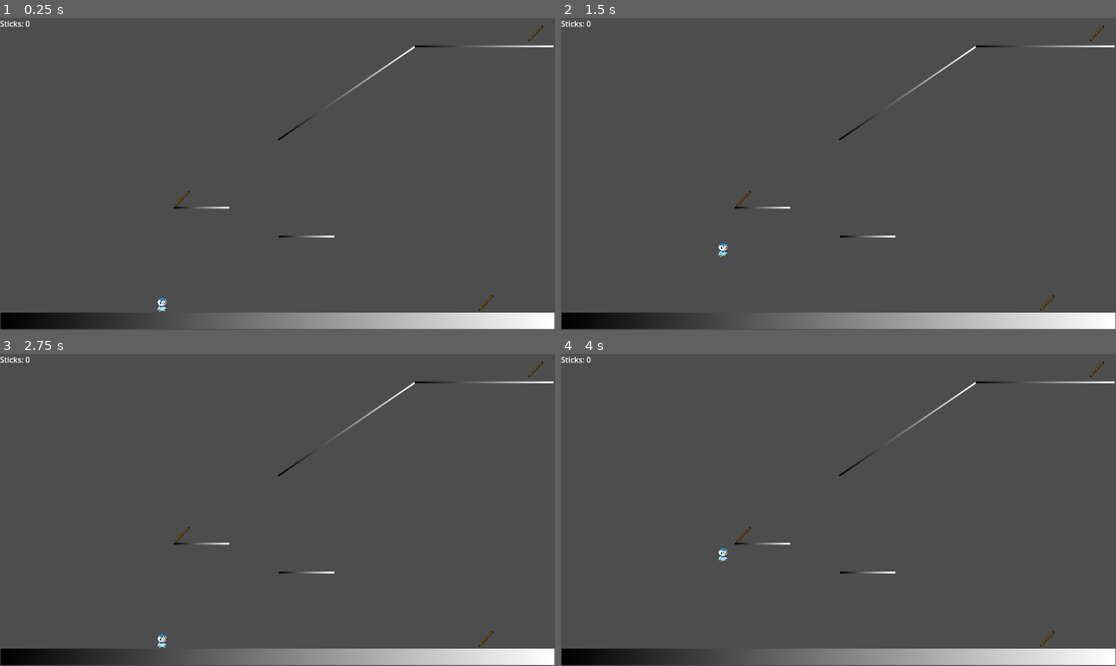
Above: before the commit, frames 1-4 (two rows, left to right).
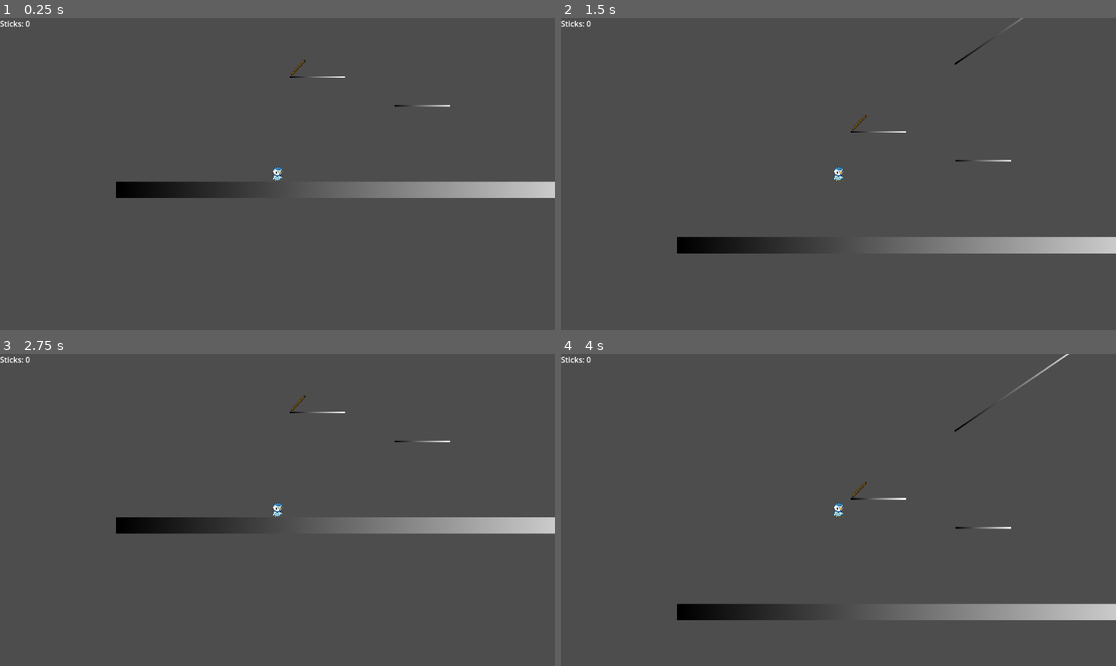
Above: after the commit, the same moments.

Repository: Hiweeeeee/ResourceGame
Game: Godot game, scene res://scenes/game.tscn
Two runs of this game, one before a commit and one after it. Both use one fixed random seed, a clock stepped at 60 frames per second and the inputs below.
Inputs:
- Up to frame 1 (0.25 s): no input
- Up to frame 2 (1.5 s): tap Enter at 1.25 s
- Up to frame 3 (2.75 s): no input
- Up to frame 4 (4 s): tap Space at 3.5 s

The runs differ from the first frame. In frame 1, 8.2% of the frame differs, in the area x 0-100%, y 2-100%; in frame 2, 8.2%; in frame 3, 8.2%; in frame 4, 8.3%, in the area x 0-100%, y 0-100%.

Commit message:
Camera follows player now :D

Diff:
--- a/resourcegame/scenes/game.tscn
+++ b/resourcegame/scenes/game.tscn
@@ -14,17 +14,6 @@
 
 [node name="Player" parent="." instance=ExtResource("1_uwrxv")]
 position = Vector2(336, 566)
-
-[node name="Camera2D" type="Camera2D" parent="Player"]
-position = Vector2(240, -243)
-position_smoothing_enabled = true
-
-[node name="StickLabel" type="Label" parent="Player/Camera2D"]
-offset_left = -576.0
-offset_top = -324.0
-offset_right = -421.0
-offset_bottom = -265.0
-text = "Sticks: 0"
 
 [node name="TestStage" parent="." instance=ExtResource("2_yqjtg")]
 position = Vector2(576, 628)
--- a/resourcegame/scenes/game_manager.gd
+++ b/resourcegame/scenes/game_manager.gd
@@ -2,7 +2,8 @@
 
 var sticks = 0
 
-@onready var stick_label = $"../Player/Camera2D/StickLabel"
+@onready var stick_label = $"../Player/CharacterBody2D/Camera2D/StickLabel"
+#@onready var stick_label = $"../Player/Camera2D/StickLabel"
 
 # Called when the node enters the scene tree for the first time.
 func _ready():
--- a/resourcegame/scenes/player.tscn
+++ b/resourcegame/scenes/player.tscn
@@ -18,10 +18,12 @@
 	# Add the gravity.
 	if not is_on_floor():
 		velocity += get_gravity() * delta
+		#Track time since last on floor
 		if time_since_on_floor >= COYOTE_TIME:
 			was_on_floor = false
 		else:
 			time_since_on_floor += delta
+	#Reset time since last on floor
 	elif is_on_floor():
 		was_on_floor = true
 		time_since_on_floor = 0.0
@@ -62,3 +64,12 @@
 position = Vector2(0, 1.19209e-07)
 scale = Vector2(0.0374527, 0.0374527)
 texture = ExtResource("1_3vyb7")
+
+[node name="Camera2D" type="Camera2D" parent="CharacterBody2D"]
+
+[node name="StickLabel" type="Label" parent="CharacterBody2D/Camera2D"]
+offset_left = -576.0
+offset_top = -324.0
+offset_right = -421.0
+offset_bottom = -265.0
+text = "Sticks: 0"
